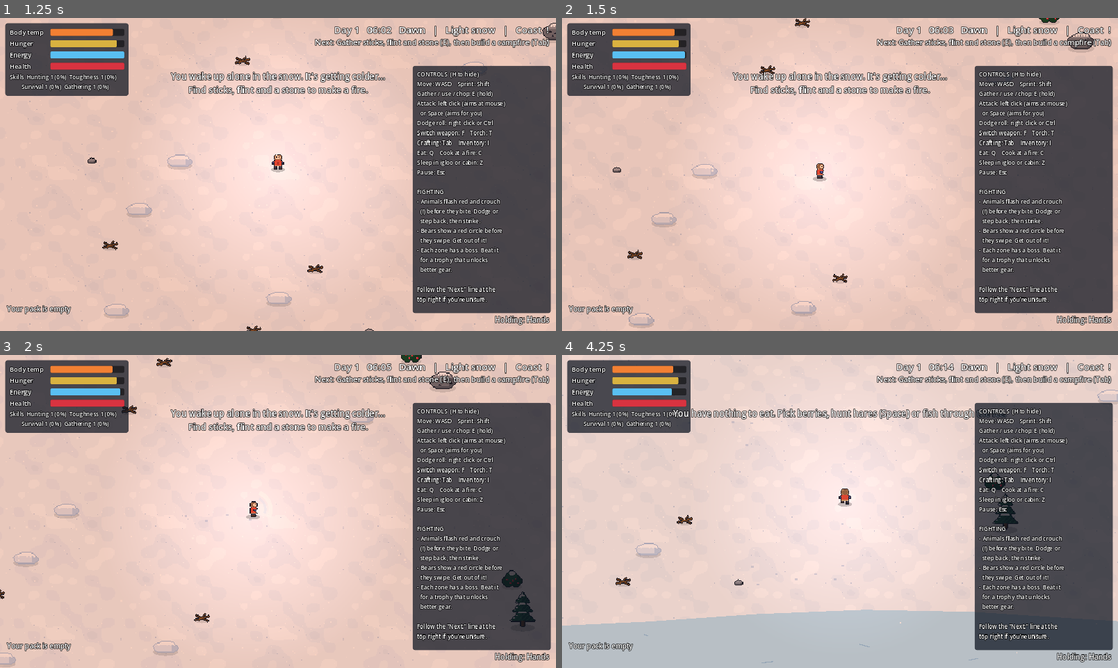
Above: before the commit, frames 1-4 (two rows, left to right).
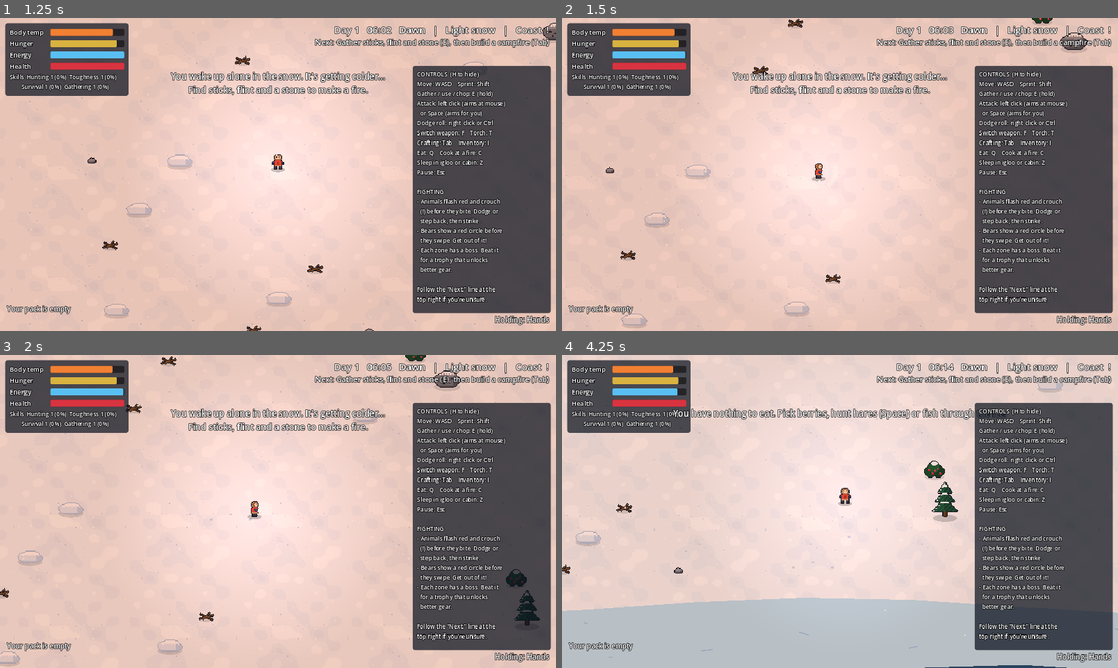
Above: after the commit, the same moments.

Repository: erik123567/Igloo
Game: Godot game, scene res://main.tscn
Same seed, same stepped clock (60 frames per second), same inputs: the game is played once before the commit and once after it.
Inputs (mouse positions are in pixels of both pictures, inside the frame that each line leads up to):
- Up to frame 1 (1.25 s): click "Start" at 0.5 s
- Up to frame 2 (1.5 s): tap Enter (continue) at 1.25 s; move the mouse to (962, 158) at 1.27 s; press the mouse at (962, 158) at 1.28 s; hold D (move_right) from 1.28 s (still down); tap Space (attack) at 1.35 s
- Up to frame 3 (2 s): keep holding D (move_right)
- Up to frame 4 (4.25 s): move the mouse to (728, 527) at 2.02 s; release D (move_right) at 2.03 s; release the mouse at (728, 527) at 2.03 s; hold S (move_down) 2.03-2.78 s; click (728, 527) at 2.1 s; tap Ctrl (dodge) at 2.3, 2.85 s; move the mouse to (895, 442) at 2.77 s; hold D (move_right) 2.78-3.53 s; click (895, 442) at 2.92 s; tap Q (eat) at 3.05, 3.6 s; move the mouse to (812, 574) at 3.52 s; hold W (move_up) from 3.53 s (still down); click (812, 574) at 3.67 s; tap Space (attack) at 3.8 s

Frame 1 is identical in both runs. In frame 2, 1.3% of the frame differs, in the area x 0-100%, y 0-100%; in frame 3, 1.5%; in frame 4, 5.0%.

Commit message:
Combat back-and-forth: committed enemy attacks, punish windows, combos
Enemies finish their bites and swipes once started and stand still after
them, wolves only flinch every few hits, and packs take turns. Player swings
have a wind-up, strike and recovery with a short input buffer and a 3-hit
combo, plus hitstop, white flash, finisher knockback, a cheaper faster dodge
and a perfect-dodge slow-mo with a critical follow-up.

Co-Authored-By: Claude Opus 5.5 <noreply@anthropic.com>
Claude-Session: https://claude.ai/code/session_01YCsowYakhHQPR7bwZeZjoV

Diff:
--- a/scripts/bear.gd
+++ b/scripts/bear.gd
@@ -46,6 +46,10 @@
 var _print_dist := 0.0
 var _windup := 0.0
 var _kb := Vector2.ZERO
+var _recover := 0.0      # standing still after an attack: free hits for you
+var _freeze := 0.0       # hitstop
+var _flash := 0.0        # white flash when hit
+var _poise_hits := 0
 
 
 func _ready() -> void:
@@ -73,6 +77,10 @@
 	return 18.0 * float(_v["scale"])
 
 
+func freeze(t: float) -> void:
+	_freeze = t
+
+
 func knock(v: Vector2) -> void:
 	_kb = v * (0.12 if is_boss() else 0.35)
 
@@ -84,6 +92,15 @@
 	_back_off -= delta
 	_angry = maxf(_angry - delta, 0.0)
 	_hurt = maxf(_hurt - delta, 0.0)
+	_flash = maxf(_flash - delta, 0.0)
+	if _freeze > 0.0:
+		_freeze -= delta
+		queue_redraw()
+		return
+	if _recover > 0.0:
+		_recover -= delta
+		queue_redraw()
+		return
 	if _kb.length() > 5.0:
 		position += _kb * delta
 		_kb = _kb.move_toward(Vector2.ZERO, 1500.0 * delta)
@@ -104,12 +121,13 @@
 			main.audio.play("bite", position, 2.0, 0.0, 0.6)
 			main.shake(9.0)
 			main.puff(position, Color(0.95, 0.95, 1.0), 16, 120.0)
-			if dist < reach() + 8.0 and not player.is_dodging():
-				player.take_damage(float(_v["dmg"]), "a %s" % display_name, true, true)
-			else:
-				main.float_text(player.position + Vector2(0, -24), "dodged!", Color(0.7, 0.95, 1.0))
+			if dist < reach() + 8.0:
+				if player.is_dodging():
+					player.on_dodged()
+				else:
+					player.take_damage(float(_v["dmg"]), "a %s" % display_name, true, true)
 			_swipe_cd = SWIPE_COOLDOWN * (0.8 if is_boss() else 1.0)
-			_back_off = 0.5
+			_recover = 0.8
 	elif _back_off > 0.0:
 		vel = -dir_p * ROAM_SPEED * 1.5
 	elif is_boss() and position.distance_to(home) > 600.0:
@@ -151,13 +169,16 @@
 
 func take_hit(player, damage: float = 1.0) -> void:
 	hp -= damage
-	_hurt = 0.1 if is_boss() else 0.2
+	_flash = 0.07
+	_poise_hits += 1
+	if not is_boss() and _windup <= 0.0 and _poise_hits >= 3:
+		_poise_hits = 0
+		_hurt = 0.12
 	_angry = 20.0
 	main.float_text(position + Vector2(0, -16 * float(_v["scale"])), str(snappedf(damage, 0.1)), Color(1, 0.9, 0.5))
 	main.audio.play("hit", position)
 	main.audio.play("bite", position, -2.0, 0.0, 0.55)
 	main.puff(position + Vector2(0, -10), Color(0.95, 0.93, 0.85), 10, 60.0)
-	main.shake(3.0)
 	if hp <= 0:
 		main.spawn_loot(position, _v["loot"].duplicate())
 		main.stats["bears"] += 1
@@ -184,6 +205,8 @@
 	var flip := -1.0 if facing.x < 0.0 else 1.0
 	draw_set_transform(Vector2.ZERO, 0, Vector2(sc * flip, sc))
 	var tint: Color = Color(1, 0.55, 0.55) if _hurt > 0.0 else _v.get("tint", Color(1, 1, 1))
+	if _flash > 0.0:
+		tint = Color(3, 3, 3)
 	var frame := (int(_anim) % 2) if _moving else 0
 	var rear := Vector2(0, -3) if _windup > 0.0 else Vector2.ZERO
 	draw_texture(TEX[frame], Vector2(-15, -15) + rear, tint)
--- a/scripts/main.gd
+++ b/scripts/main.gd
@@ -134,6 +134,7 @@
 
 
 func _ready() -> void:
+	Engine.time_scale = 1.0
 	_setup_input()
 
 	var ground = GroundScript.new()
@@ -656,6 +657,21 @@
 	_shake = maxf(_shake - delta * 30.0, 0.0)
 	_kick = _kick.lerp(Vector2.ZERO, 1.0 - exp(-18.0 * delta))
 	cam.offset = Vector2(randf_range(-1, 1), randf_range(-1, 1)) * _shake + _kick
+
+
+## How many other wolves are mid-attack on the player right now.
+func wolves_attacking(me) -> int:
+	var n := 0
+	for w in get_tree().get_nodes_in_group("wolf"):
+		if w != me and w.is_attacking():
+			n += 1
+	return n
+
+
+## Slows the whole game briefly (perfect dodge).
+func slow_mo(scale: float, seconds: float) -> void:
+	Engine.time_scale = scale
+	get_tree().create_timer(seconds, true, false, true).timeout.connect(func(): Engine.time_scale = 1.0)
 
 
 ## A quick nudge of the camera in a direction (for hits).
--- a/scripts/player.gd
+++ b/scripts/player.gd
@@ -76,6 +76,14 @@
 var velocity := Vector2.ZERO
 var _aim_lock := 0.0        # after an attack you keep facing the way you struck
 var _swing_dir := Vector2.RIGHT
+var _atk_state := ""        # "", "startup" or "recovery"
+var _atk_t := 0.0
+var _buffer := 0.0          # a click you made a moment ago, waiting for the current swing to end
+var _buffer_aim := Vector2.ZERO
+var _combo := 0             # 1, 2 or 3: which hit of the combo this is
+var _combo_t := 0.0
+var _freeze := 0.0          # hitstop
+var _crit := false          # next hit is a critical (after a perfect dodge)
 var _hurt := 0.0
 var _walk := 0.0
 var _light: PointLight2D
@@ -88,7 +96,15 @@
 var _dodge_dir := Vector2.DOWN
 const DODGE_TIME := 0.28
 const DODGE_SPEED := 430.0
-const DODGE_ENERGY := 12.0
+const DODGE_ENERGY := 4.0
+const PERFECT_WINDOW := 0.12        # dodge this close to a hit for slow-mo and a critical
+## Swing timing per weapon: wind-up, recovery (seconds), arc (radians), extra reach.
+const SWINGS := {
+	"hands": {"startup": 0.05, "recovery": 0.15, "arc": 1.0, "reach": 0.0},
+	"spear": {"startup": 0.08, "recovery": 0.22, "arc": 0.6, "reach": 26.0},
+}
+const COMBO_MULT := [1.0, 1.0, 1.8]
+const BUFFER_TIME := 0.15
 
 
 func _ready() -> void:
@@ -123,6 +139,11 @@
 	main.update_camera(delta)
 	if dead or main.game_over or main.sleeping:
 		return
+	if _freeze > 0.0:
+		_freeze -= delta
+		queue_redraw()
+		return
+	_update_attack(delta)
 	_action_cd = maxf(_action_cd - delta, 0.0)
 	_attack_cd = maxf(_attack_cd - delta, 0.0)
 	_swing = maxf(_swing - delta, 0.0)
@@ -305,9 +326,9 @@
 			_use_target()
 		elif Input.is_action_pressed("interact") and target.can_interact(self):
 			_use_target()  # holding E repeats, handy for snow blocks
-	if Input.is_action_just_pressed("attack") and _attack_cd <= 0.0:
+	if Input.is_action_just_pressed("attack"):
 		_attack()
-	elif Input.is_action_pressed("attack_mouse") and _attack_cd <= 0.0 and not main.hud.mouse_over_ui():
+	elif Input.is_action_just_pressed("attack_mouse") and not main.hud.mouse_over_ui():
 		_attack((get_global_mouse_position() - position).normalized())
 	if Input.is_action_just_pressed("dodge"):
 		dodge()
@@ -354,41 +375,108 @@
 		main.audio.play("bow", null, -3.0)
 		main.shoot_arrow(position + Vector2(0, -6) + dir * 8.0, dir)
 		return
-	_attack_cd = 0.3 if weapon == "hands" else 0.38
-	_swing = SWING_TIME
-	energy = maxf(energy - 2.0, 0.0)
-	main.audio.play("swing", null, -4.0, 0.15)
-	var reach := ATTACK_RANGE + (18.0 if weapon == "spear" else 0.0)
+	# melee: queue the swing; it starts as soon as the current one allows
+	_buffer = BUFFER_TIME
+	_buffer_aim = aim
+
+
+## Runs the melee swing: wind-up, the hit, then recovery (which a dodge can cancel).
+func _update_attack(delta: float) -> void:
+	_buffer = maxf(_buffer - delta, 0.0)
+	_combo_t = maxf(_combo_t - delta, 0.0)
+	if _atk_state != "":
+		_atk_t -= delta
+		if _atk_t <= 0.0:
+			if _atk_state == "startup":
+				_strike(_swing_dir)
+				_atk_state = "recovery"
+				_atk_t = SWINGS.get(weapon, SWINGS["hands"])["recovery"]
+			else:
+				_atk_state = ""
+				_combo_t = 0.5
+	if _atk_state == "" and _buffer > 0.0 and weapon != "bow" and _dodge <= 0.0:
+		_buffer = 0.0
+		_begin_swing(_buffer_aim)
+
+
+func _begin_swing(aim: Vector2) -> void:
+	var sw: Dictionary = SWINGS.get(weapon, SWINGS["hands"])
 	var dir := aim
 	if dir == Vector2.ZERO:
-		var best = _nearest_attackable(reach + 20.0)
+		var best = _nearest_attackable(ATTACK_RANGE + float(sw["reach"]) + 20.0)
 		dir = (best.position - position).normalized() if best != null else facing
+	_combo = (_combo % 3) + 1 if _combo_t > 0.0 else 1
+	_swing_dir = dir
 	facing = dir
-	_swing_dir = dir
-	_aim_lock = 0.3
-	velocity += dir * 140.0   # a little lunge into the swing
-	# a sweeping arc: hits everything in front of you within reach
+	_aim_lock = 0.4
+	_atk_state = "startup"
+	_atk_t = sw["startup"]
+	velocity -= dir * 40.0   # tiny pull-back before the blow
+	energy = maxf(energy - 1.5, 0.0)
+	main.audio.play("swing", null, -4.0, 0.05, 1.0 + 0.05 * (_combo - 1))
+
+
+## The moment the blow lands: hits everything in the weapon's arc.
+func _strike(dir: Vector2) -> void:
+	var sw: Dictionary = SWINGS.get(weapon, SWINGS["hands"])
+	_swing = SWING_TIME
+	var finisher := _combo == 3
+	var reach := ATTACK_RANGE + float(sw["reach"])
 	var base := float(1 + int(tools["spear"])) if weapon == "spear" else 1.0
+	var dmg: float = base * damage_mult() * COMBO_MULT[_combo - 1]
+	if _crit:
+		dmg *= 2.0
+	velocity += dir * 180.0   # lunge into the blow
 	var hit_any := false
+	var killed := false
+	var big := false
 	for n in get_tree().get_nodes_in_group("attackable"):
 		if n.is_queued_for_deletion():
 			continue
 		var to: Vector2 = n.position - position
-		if to.length() < reach + n.hit_radius and (to.length() < 12.0 + n.hit_radius * 0.5 or absf(dir.angle_to(to)) < 1.1):
-			n.take_hit(self, base * damage_mult())
+		if to.length() < reach + n.hit_radius and (to.length() < 12.0 + n.hit_radius * 0.5 or absf(dir.angle_to(to)) < float(sw["arc"])):
+			n.take_hit(self, dmg)
 			if n.has_method("knock"):
-				n.knock(dir * (260.0 if weapon == "spear" else 200.0))
+				n.knock(dir * (450.0 if finisher else 250.0))
+			if n.has_method("freeze"):
+				n.freeze(0.08)
+			if n.is_queued_for_deletion():
+				killed = true
+			if n.has_method("is_boss") and n.is_boss():
+				big = true
+			main.puff(n.position + Vector2(0, -8), Color(0.9, 0.2, 0.2) if randf() < 0.5 else Color(1, 1, 1), 8, 90.0)
 			hit_any = true
 	if hit_any:
-		main.audio.play("hit", null, 0.0, 0.1)
-		main.kick(dir, 4.0)
-		velocity -= dir * 120.0   # recoil off what you hit
+		var stop := 0.05
+		if weapon == "spear" or finisher:
+			stop = 0.08
+		if killed or big or _crit:
+			stop = 0.12
+		_freeze = stop
+		main.audio.play("hit", null, 0.0, 0.05, 1.0 + 0.05 * (_combo - 1))
+		main.kick(dir, 6.0 if finisher else 3.0)
+		main.shake(5.0 if (finisher or killed) else 2.0)
+		velocity -= dir * 60.0   # small recoil
+		if _crit:
+			main.float_text(position + Vector2(0, -28), "CRITICAL!", Color(1, 0.85, 0.3))
+		_crit = false
+
+
+## Called by an enemy whose attack you just rolled through.
+func on_dodged() -> void:
+	if DODGE_TIME - _dodge <= PERFECT_WINDOW + 0.06:
+		_crit = true
+		main.slow_mo(0.3, 0.3)
+		main.float_text(position + Vector2(0, -28), "Perfect dodge!", Color(0.6, 0.95, 1.0))
+	else:
+		main.float_text(position + Vector2(0, -24), "dodged!", Color(0.7, 0.95, 1.0))
 
 
 ## A quick roll in the direction you're moving (or facing). You can't be hurt mid-roll.
 func dodge() -> void:
-	if _dodge_cd > 0.0 or _dodge > 0.0:
-		return
+	if _dodge_cd > 0.0 or _dodge > 0.0 or _atk_state == "startup":
+		return
+	_atk_state = ""   # rolling cancels the swing's recovery
 	if energy < DODGE_ENERGY:
 		say("Too tired to dodge.")
 		return
@@ -396,7 +484,7 @@
 	var dir := Input.get_vector("move_left", "move_right", "move_up", "move_down")
 	_dodge_dir = dir.normalized() if dir.length() > 0.1 else facing
 	_dodge = DODGE_TIME
-	_dodge_cd = 0.6
+	_dodge_cd = 0.35
 	velocity = _dodge_dir * WALK_SPEED
 	main.audio.play("swing", null, -8.0, 0.0, 0.7)
 
@@ -566,8 +654,10 @@
 		return
 	if is_attack:
 		if _dodge > 0.0:
+			on_dodged()
 			return
 		amount *= [1.0, 0.8, 0.6, 0.45][armor]
+		main.shake(6.0)
 		add_xp("toughness", int(amount * 0.6))
 	health -= amount
 	if flash:
--- a/scripts/wolf.gd
+++ b/scripts/wolf.gd
@@ -48,6 +48,10 @@
 var _howl_timer := 0.0
 var _windup := 0.0
 var _kb := Vector2.ZERO
+var _recover := 0.0      # standing still after an attack: free hits for you
+var _freeze := 0.0       # hitstop
+var _flash := 0.0        # white flash when hit
+var _poise_hits := 0
 var _summons := 2             # the alpha calls for help twice
 
 
@@ -72,6 +76,14 @@
 	return float(_v["hp"])
 
 
+func freeze(t: float) -> void:
+	_freeze = t
+
+
+func is_attacking() -> bool:
+	return _windup > 0.0 or _recover > 0.0
+
+
 func knock(v: Vector2) -> void:
 	_kb = v * (0.3 if is_boss() else 1.0 / float(_v["scale"]))
 
@@ -87,6 +99,18 @@
 	_bite_cd -= delta
 	_back_off -= delta
 	_hurt = maxf(_hurt - delta, 0.0)
+	_flash = maxf(_flash - delta, 0.0)
+	if _freeze > 0.0:
+		_freeze -= delta
+		queue_redraw()
+		return
+	if _recover > 0.0 and not leaving:
+		_recover -= delta
+		if _kb.length() > 5.0:
+			position += _kb * delta
+			_kb = _kb.move_toward(Vector2.ZERO, 1500.0 * delta)
+		queue_redraw()
+		return
 	if _kb.length() > 5.0:
 		position += _kb * delta
 		_kb = _kb.move_toward(Vector2.ZERO, 1500.0 * delta)
@@ -110,14 +134,15 @@
 		facing = dir_p
 		if _windup <= 0.0:
 			position += dir_p * 14.0 * float(_v["scale"])
-			if dist < 34.0 * float(_v["scale"]) and not player.is_dodging():
-				main.audio.play("bite", position)
-				player.take_damage(float(_v["dmg"]), "a %s" % display_name, true, true)
-				main.hud.show_toast("The %s bites you!" % display_name)
-			else:
-				main.float_text(player.position + Vector2(0, -24), "dodged!", Color(0.7, 0.95, 1.0))
+			if dist < 34.0 * float(_v["scale"]):
+				if player.is_dodging():
+					player.on_dodged()
+				else:
+					main.audio.play("bite", position)
+					player.take_damage(float(_v["dmg"]), "a %s" % display_name, true, true)
+					main.hud.show_toast("The %s bites you!" % display_name)
 			_bite_cd = BITE_COOLDOWN
-			_back_off = 0.7
+			_recover = 0.5
 	elif _back_off > 0.0:
 		vel = -dir_p * float(_v["speed"]) * 0.9
 	elif is_boss() and position.distance_to(home) > 650.0:
@@ -126,7 +151,10 @@
 		hp = minf(hp + delta * 2.0, max_hp())
 	elif dist < float(_v["sense"]) and not player.dead and not main.is_safe_spot(player.position):
 		vel = dir_p * float(_v["speed"])
-		if dist < 26.0 * float(_v["scale"]) and _bite_cd <= 0.0:
+		# a pack takes turns: at most two wolves go for you at once, the rest circle
+		if dist < 110.0 and not is_boss() and main.wolves_attacking(self) >= 2:
+			vel = dir_p.orthogonal() * PROWL_SPEED * 1.6 + dir_p * (90.0 - dist)
+		elif dist < 26.0 * float(_v["scale"]) and _bite_cd <= 0.0:
 			_windup = WINDUP
 			vel = Vector2.ZERO
 			main.audio.play("swing", position, -10.0, 0.0, 0.6)
@@ -174,9 +202,13 @@
 
 func take_hit(player, damage: float = 1.0) -> void:
 	hp -= damage
-	_hurt = 0.1 if is_boss() else 0.2
-	_windup = 0.0
-	_back_off = 0.25 if is_boss() else 0.45
+	_flash = 0.07
+	# poise: a wolf only flinches every few hits, and never mid-lunge
+	_poise_hits += 1
+	var poise := 2 if variant == "wolf" else 3
+	if not is_boss() and _windup <= 0.0 and _poise_hits >= poise:
+		_poise_hits = 0
+		_hurt = 0.12
 	main.float_text(position + Vector2(0, -20 * float(_v["scale"])), str(snappedf(damage, 0.1)), Color(1, 0.9, 0.5))
 	if is_boss() and _summons > 0 and hp < max_hp() * (0.33 * _summons) and hp > 0:
 		_summons -= 1
@@ -192,7 +224,6 @@
 			get_parent().add_child(w)
 	main.audio.play("hit", position)
 	main.puff(position + Vector2(0, -6), Color(0.6, 0.62, 0.7), 8, 60.0)
-	main.shake(2.5)
 	if hp <= 0:
 		main.spawn_loot(position, _v["loot"].duplicate())
 		main.stats["wolves"] += 1
@@ -213,6 +244,8 @@
 	var flip := -1.0 if facing.x < 0.0 else 1.0
 	draw_set_transform(Vector2.ZERO, 0, Vector2(flip * sc, sc))
 	var tint: Color = Color(1, 0.5, 0.5) if _hurt > 0.0 else _v.get("tint", Color(1, 1, 1))
+	if _flash > 0.0:
+		tint = Color(3, 3, 3)
 	if _windup > 0.0:
 		tint = tint.lerp(Color(1, 0.3, 0.3), 0.5)
 		draw_set_transform(Vector2(0, 2), 0, Vector2(flip * sc * 1.1, sc * 0.85))
--- a/tests/smoke_test.gd
+++ b/tests/smoke_test.gd
@@ -302,11 +302,19 @@
 			p.weapon = "spear"
 			var swings := 0
 			while is_instance_valid(alpha) and not alpha.is_queued_for_deletion() and swings < 100:
-				p._attack((alpha.position - p.position).normalized())
+				p._combo = 1
+				p._strike((alpha.position - p.position).normalized())
 				p.position = alpha.position + Vector2(30, 0)
 				swings += 1
 			print("alpha down after ", swings, " swings; wolves now: ", get_nodes_in_group("wolf").size())
 			assert("alpha" in main.bosses_killed)
+			# a click queues a swing that winds up, strikes, then recovers
+			p.weapon = "spear"
+			p._attack(Vector2.RIGHT)
+			assert(p._buffer > 0.0)
+		476:
+			print("swing state a few frames after a click: ", p._atk_state, " combo ", p._combo)
+			assert(p._combo == 1 and p._atk_state != "")
 			Engine.time_scale = 1.0
 		500:
 			print("SMOKE TEST OK: day ", main.day, ", health ", p.health, ", weather ", main.weather.label())
